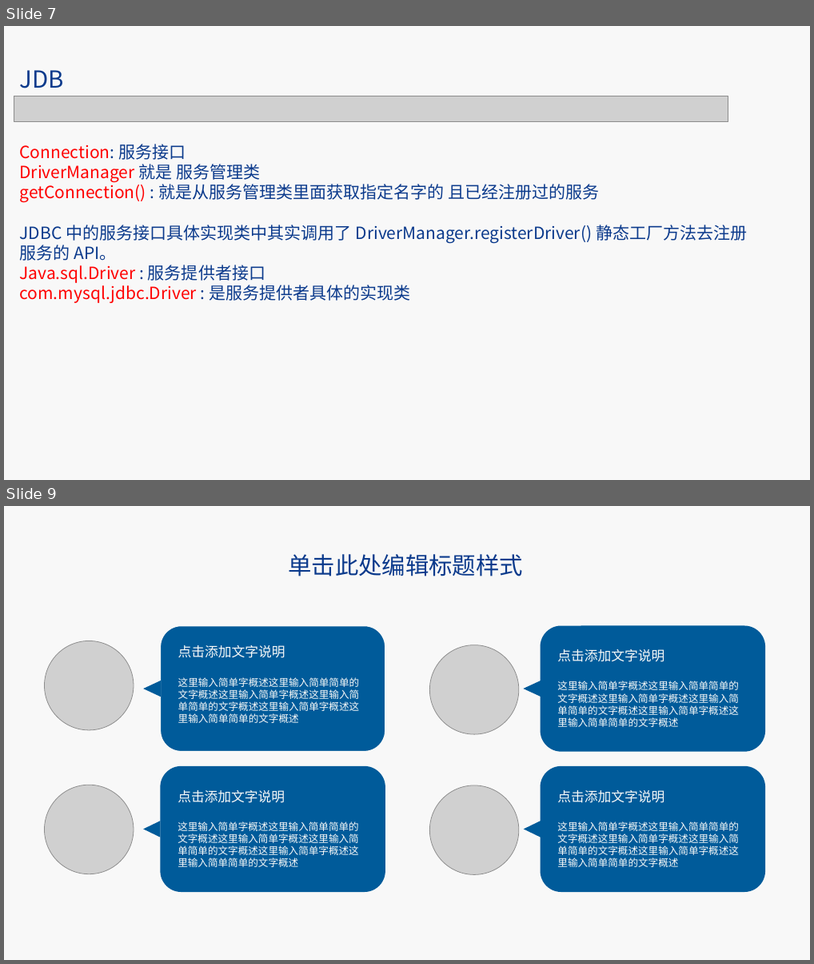
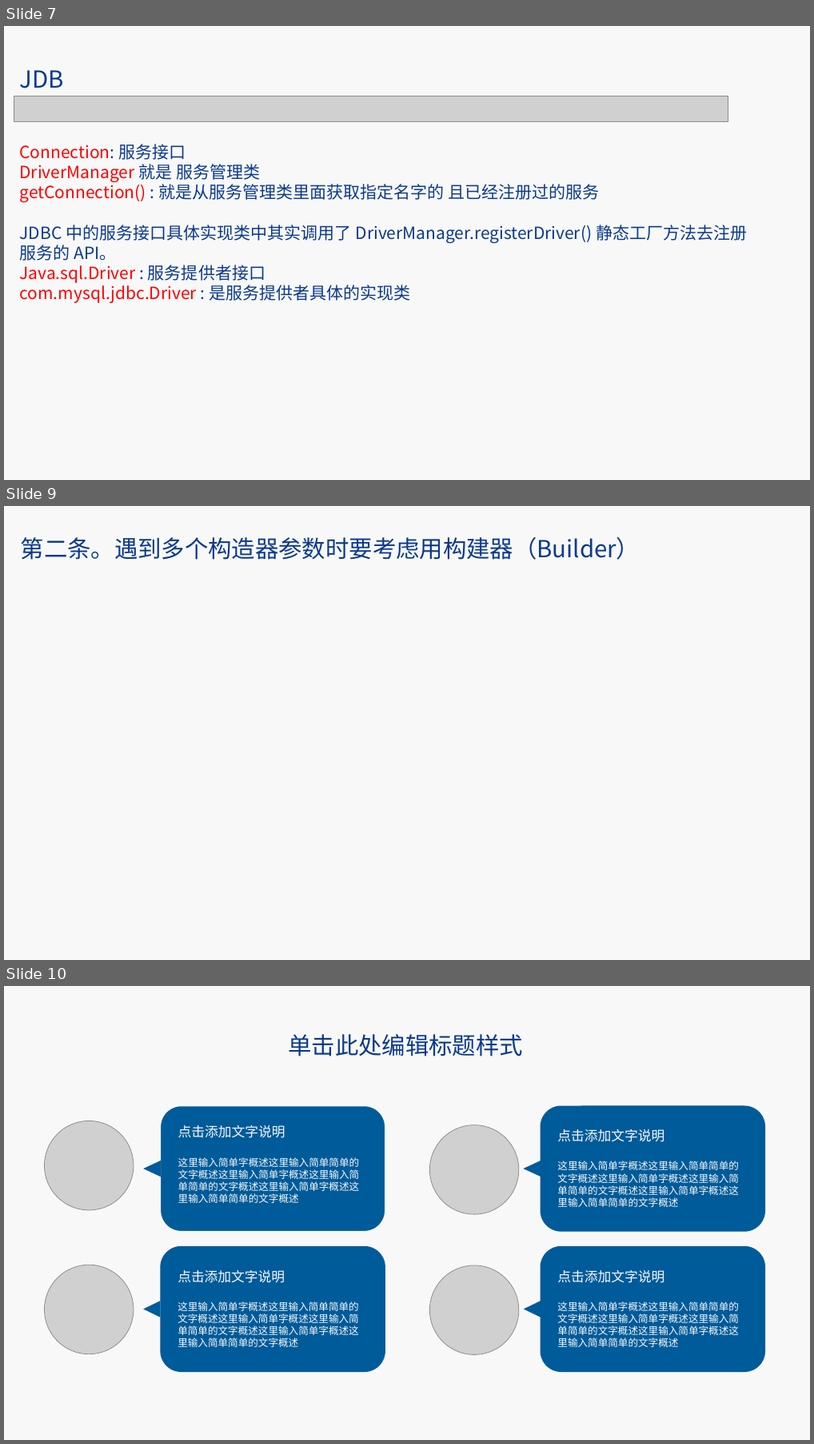
Before and after one commit to kinghaoyu/effectivejava, a slide deck: src/main/resources/ppt/后端技术分享之日常开发中的常用技巧.pptx. Shown one above the other, each under a label of ours: slides 7 and 9 before the commit, slides 7, 9 and 10 after it; the slides between them are not shown. The pictures are 814x964 and 814x1444 pixels, drawn with LibreOffice and Linux fonts; fonts in the diff are those of the drawing; grey boxes stand for pictures; background and template pictures are left out. Boxes give left, top, right and bottom in pixels: in the first picture for what was removed or moved away, otherwise in the second. Text is boxed around its words. In the diff, an @@ line names an element or a change of style, - is before the commit and + after.

Commit message:
添加构建器 测试类

```diff
--- a/src/main/resources/ppt/后端技术分享之日常开发中的常用技巧.pptx
+++ b/src/main/resources/ppt/后端技术分享之日常开发中的常用技巧.pptx
@@ slide 9 added at box(4, 506, 810, 960), background #F8F8F8 @@
@@ text added at box(21, 537, 641, 560), 28 pt, text #0B3A8C @@
+第二条。遇到多个构造器参数时要考虑用构建器（Builder）
@@ what was slide 9 is now slide 10 @@
```
Also in this commit, not shown: 1 other slide added, 1 slide removed, 9 other files.
